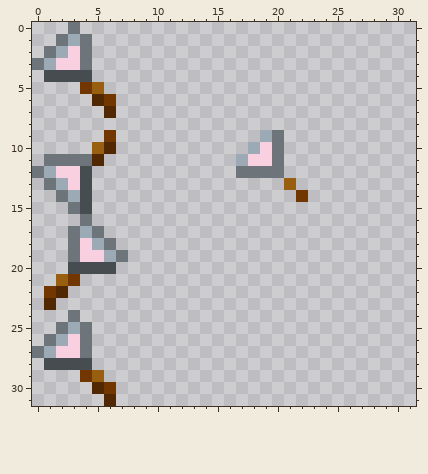
File history of a pixel-art sprite, data/sprites/entities/dandelion_seed.png. Above: the version before the commit.
The file is 32x32 pixels.
And afterwards:
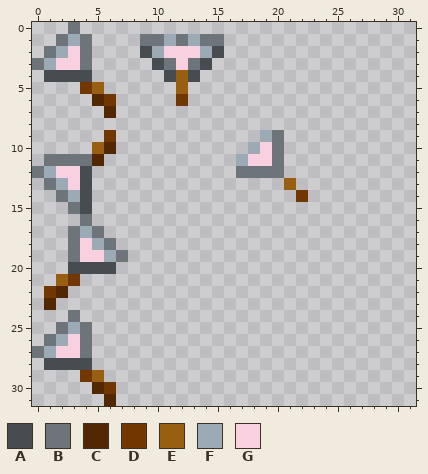
Palette (. is transparent): A #474c50  B #6d757b  C #522802  D #723600  E #975f0f  F #9baab5  G #f8d0e0
Change:
There is now colour A in row 2 at x 9 and 15; in row 3 at x 10 and 14; in row 4 at x 11 and 13.
There is now colour B in row 1 at x 9 to 10, 12 and 14 to 15; in row 3 at x 11 and 13.
There is now colour D in row 6 at x 12.
There is now colour E in rows 4 to 5 at x 12.
There is now colour F in row 1 at x 11 and 13; in row 2 at x 10 and 14.
There is now colour G in row 2 at x 11 to 13; in row 3 at x 12.
Where, in picture pixels (left, top, right, bottom), the same in both pictures:
added: (140, 34, 224, 106)
